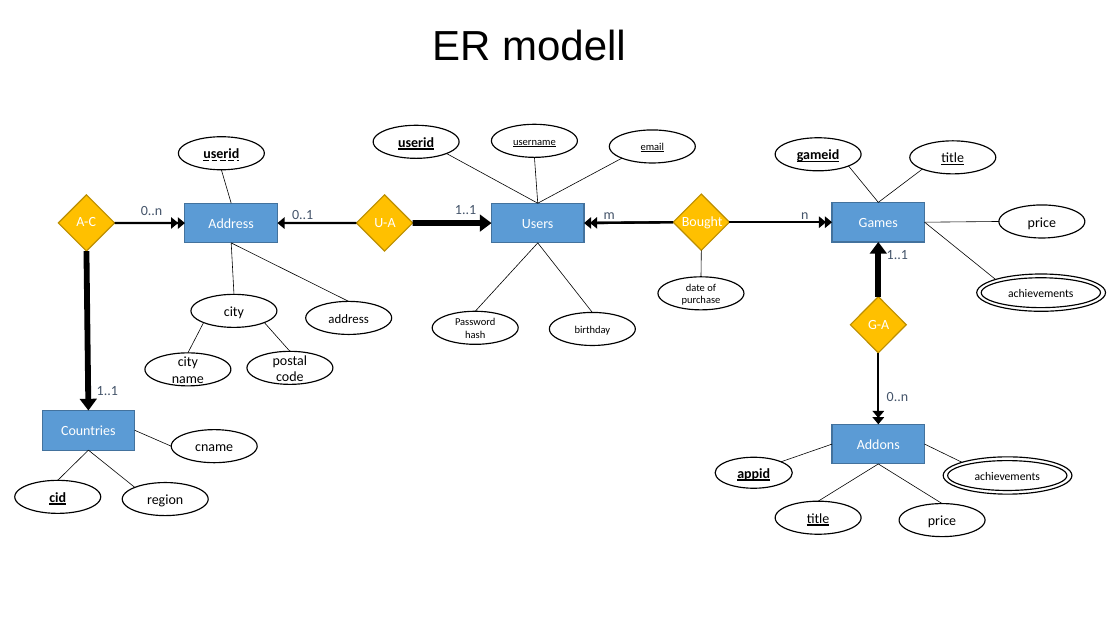
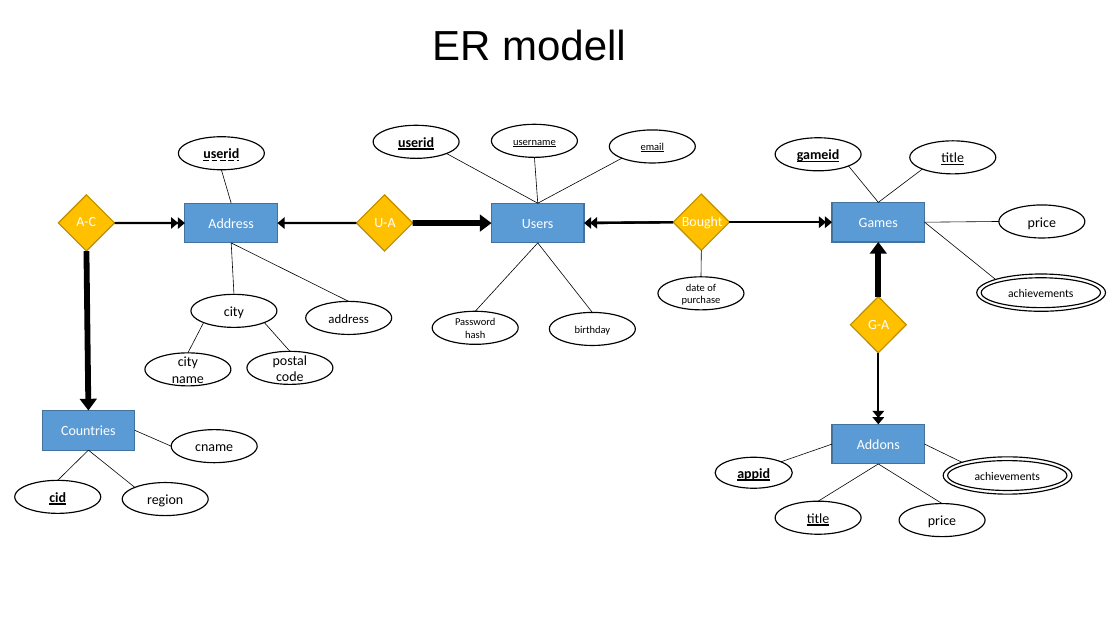
Before and after one commit to MAkos42/BFNA2X_XMLGyak, a slide deck: slide 1 of XMLTaskBFNA2X/ER modell.pptx. Drawn at 1120x630 pixels with LibreOffice and Linux fonts; fonts in the diff are those of the drawing. Boxes give left, top, right and bottom in pixels: in the first picture for what was removed or moved away, otherwise in the second. Text is boxed around its words. In the diff, an @@ line names an element or a change of style, - is before the commit and + after.

```diff
--- a/XMLTaskBFNA2X/ER modell.pptx
+++ b/XMLTaskBFNA2X/ER modell.pptx
@@ text removed at <box>141,206,162,215</box> @@
-0..n
@@ text removed at <box>455,205,476,214</box> @@
-1..1
@@ text removed at <box>292,210,313,223</box> @@
-0..1
@@ text removed at <box>604,212,615,223</box> @@
-m
@@ text removed at <box>801,212,808,223</box> @@
-n
@@ text removed at <box>887,250,908,259</box> @@
-1..1
@@ text removed at <box>97,386,118,395</box> @@
-1..1
@@ text removed at <box>887,392,908,401</box> @@
-0..n
```
Also in this commit, not shown: 1 other file.
